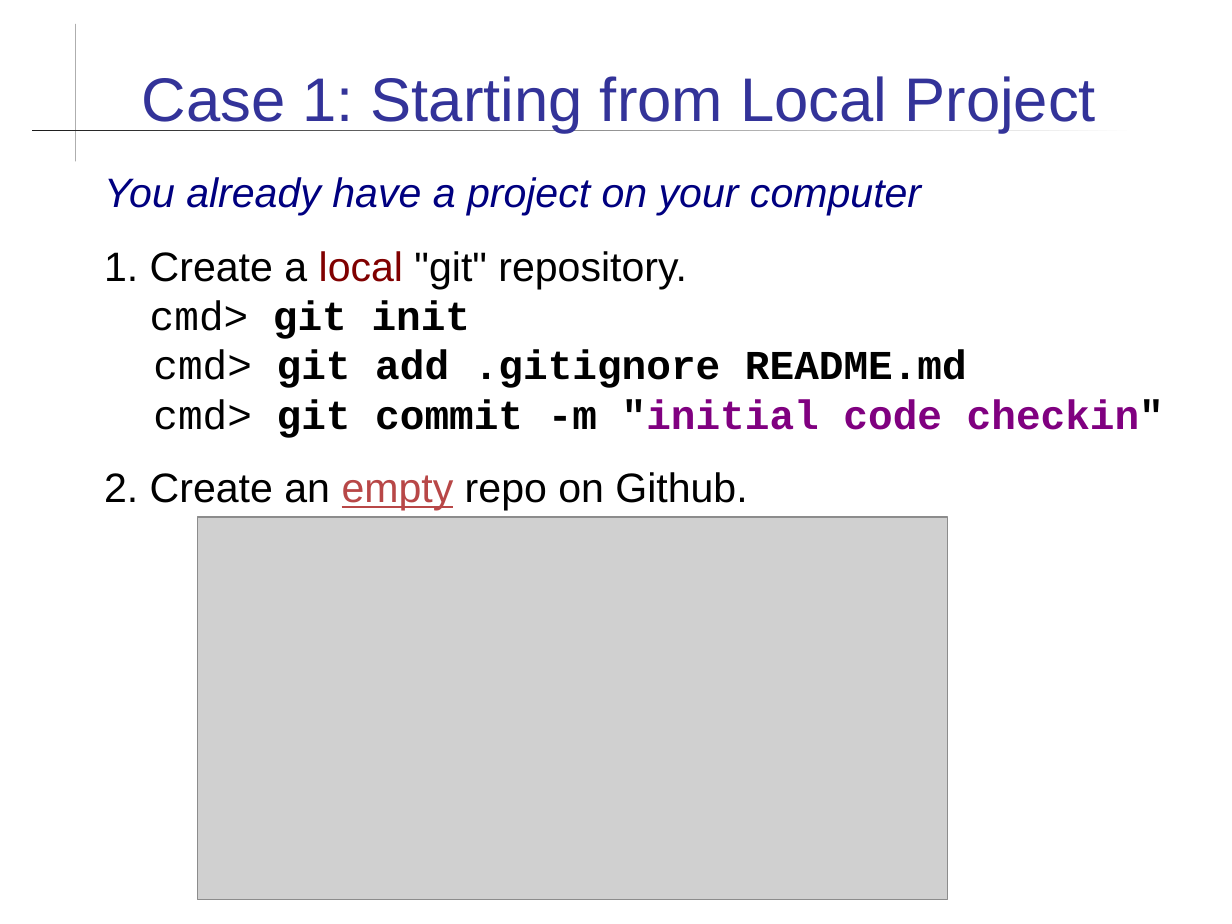
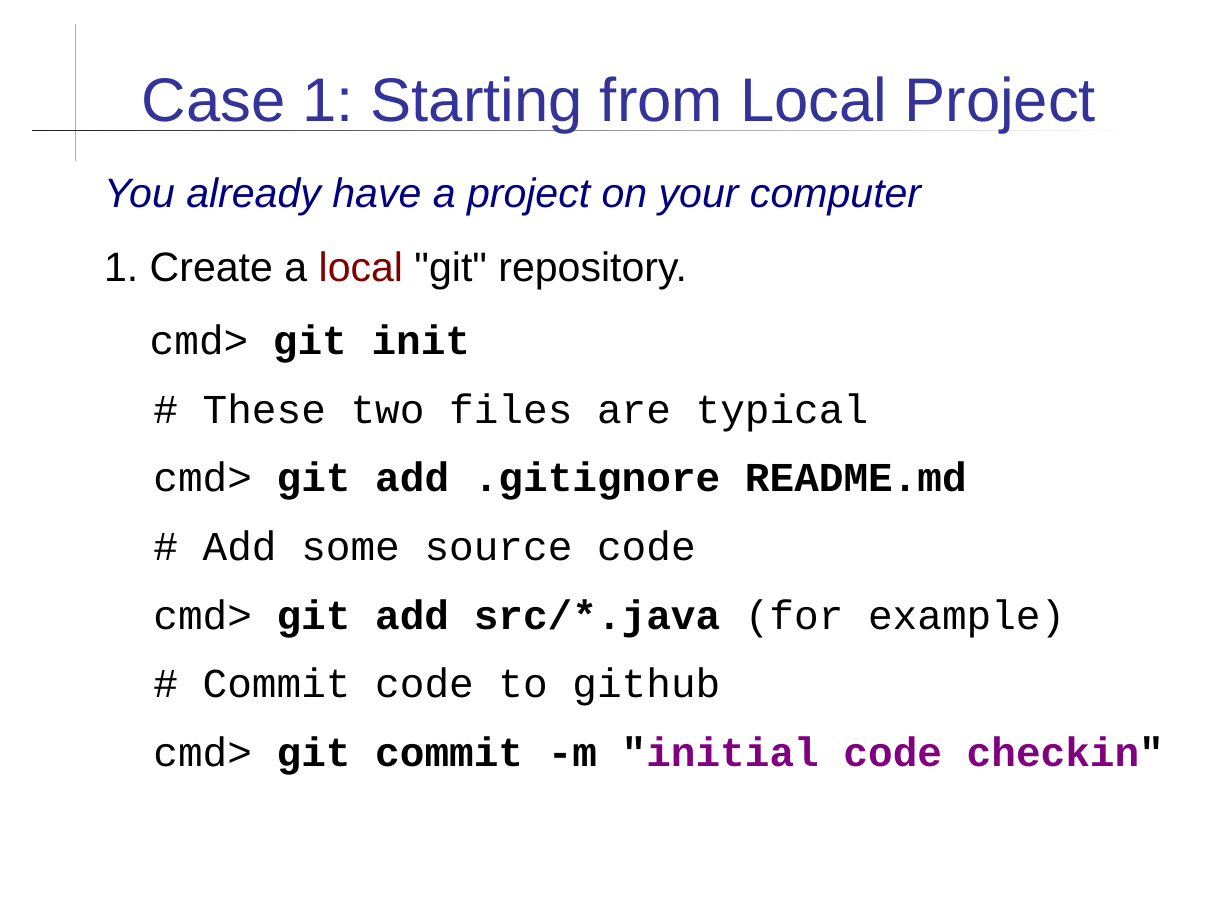
Before and after one commit to cpske/ISP, a slide deck: slide 7 of git/Using-Github.ppt. Drawn at 1232x924 pixels with LibreOffice and Linux fonts; fonts in the diff are those of the drawing; grey boxes stand for pictures. Boxes give left, top, right and bottom in pixels: in the first picture for what was removed or moved away, otherwise in the second. Text is boxed around its words. In the diff, an @@ line names an element or a change of style, - is before the commit and + after.

```diff
--- a/git/Using-Github.ppt
+++ b/git/Using-Github.ppt
@@ text at box(150, 325, 1164, 775): more space between paragraphs; line spacing 1 to 0.9 @@
@@ text at box(203, 393, 869, 432): paragraph added @@
+# These two files are typical
@@ text at box(104, 472, 747, 511): paragraph removed @@
-2. Create an empty repo on Github.
@@ text at box(153, 530, 1065, 706): paragraphs added @@
+# Add some source code
+cmd> git add src/*.java (for example)
+# Commit code to github
@@ picture removed at box(197, 517, 947, 899) @@
```
Also in this commit, not shown: 12 other slides changed, 2 slides added, 28 other files.
